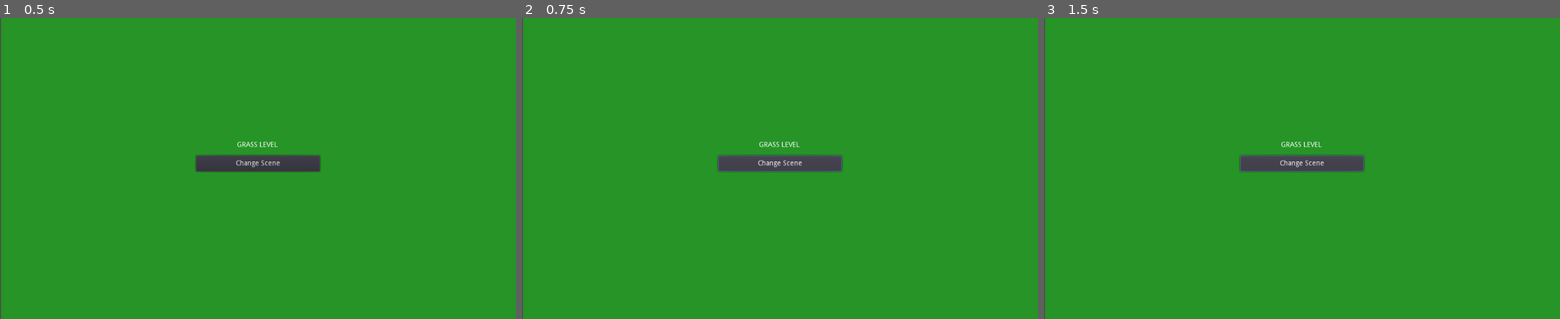
Above: before the commit, frames 1-3 (left to right).
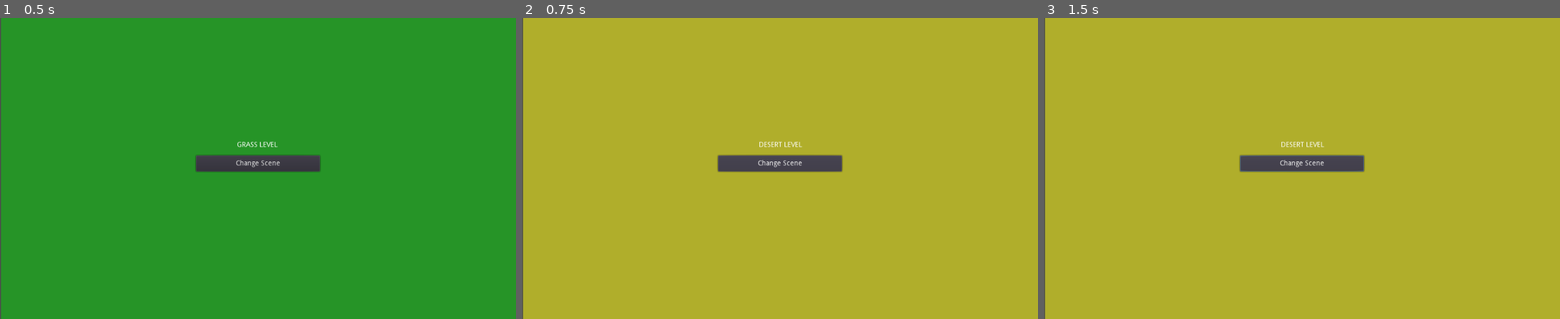
Above: after the commit, the same moments.

Repository: testingapisname/GDotChangeSceneTut
Game: Godot game, scene res://change_scenes/SceneSwitcher.tscn
Same seed, same stepped clock (60 frames per second), same inputs: the game is played once before the commit and once after it.
Inputs:
- Up to frame 1 (0.5 s): no input
- Up to frame 2 (0.75 s): click "Change Scene" at 0.5 s
- Up to frame 3 (1.5 s): click "Change Scene" at 1.25 s

Frame 1 is identical in both runs. In frame 2, 99% of the frame differs, in the area x 0-100%, y 0-100%; in frame 3, 99%.

Commit message:
Attempted to fix the signal connection from code or editor

Diff:
--- a/change_scenes/DesertLevel.tscn
+++ b/change_scenes/DesertLevel.tscn
@@ -4,6 +4,7 @@
 
 [node name="DesertLevel" type="CanvasLayer"]
 script = ExtResource( 1 )
+level_name = "desert"
 
 [node name="ColorRect" type="ColorRect" parent="."]
 margin_left = 2.0
--- a/change_scenes/GrassLevel.tscn
+++ b/change_scenes/GrassLevel.tscn
@@ -4,6 +4,7 @@
 
 [node name="GrassLevel" type="CanvasLayer"]
 script = ExtResource( 1 )
+level_name = "grass"
 
 [node name="ColorRect" type="ColorRect" parent="."]
 margin_left = 2.0
@@ -35,3 +36,5 @@
 __meta__ = {
 "_edit_use_anchors_": false
 }
+
+[connection signal="pressed" from="Button" to="." method="_on_ChangeSceneButton_pressed"]
--- a/change_scenes/Level.gd
+++ b/change_scenes/Level.gd
@@ -1,8 +1,8 @@
 extends CanvasLayer
 
-signal level_changed(level_name)
+signal level_changed
 
 export (String) var level_name = "level"
 
-func _on_ChangedSceneButton_pressed() -> void:
+func _on_ChangeSceneButton_pressed():
 	emit_signal("level_changed", level_name)
